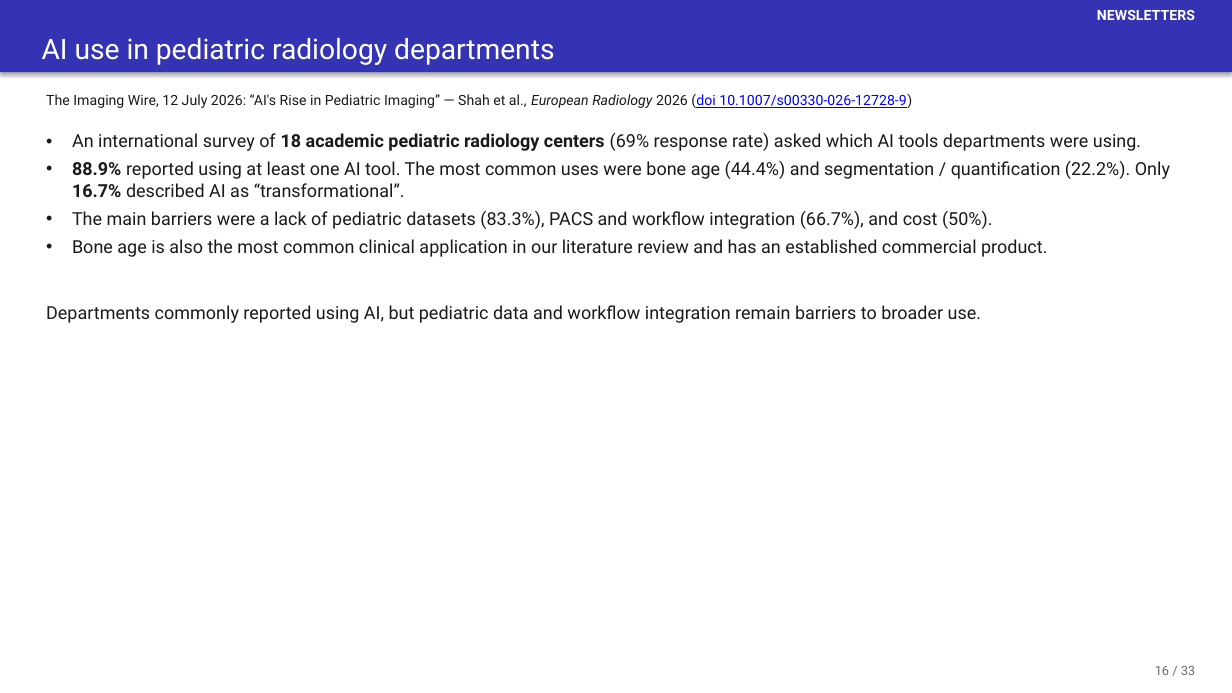
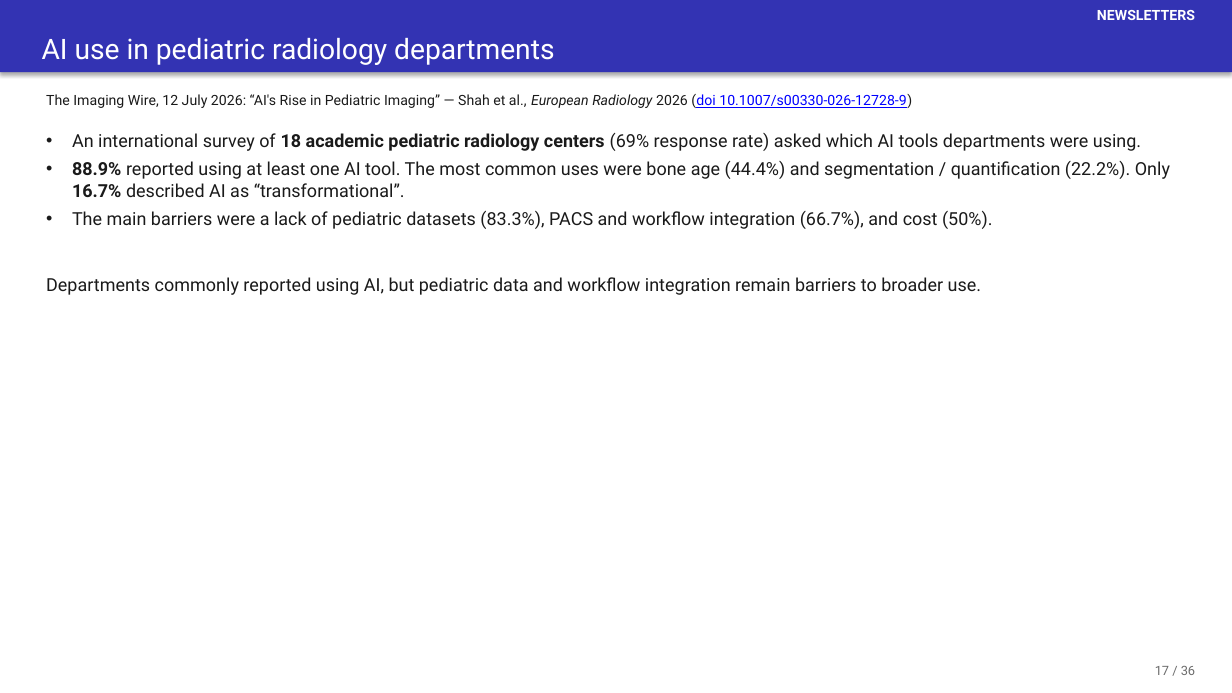
Before and after one commit to josephrich98/pediatric_radiology_ai, a slide deck: slide 42 of slides/pedrad_ai_slides.pptx. Drawn at 1232x693 pixels with LibreOffice and Linux fonts; fonts in the diff are those of the drawing. Boxes give left, top, right and bottom in pixels: in the first picture for what was removed or moved away, otherwise in the second. Text is boxed around its words. In the diff, an @@ line names an element or a change of style, - is before the commit and + after.

```diff
--- a/slides/pedrad_ai_slides.pptx
+++ b/slides/pedrad_ai_slides.pptx
@@ text at box(72, 239, 1047, 257): paragraph removed @@
-• Bone age is also the most common clinical application in our literature review and has an established commercial product.
@@ text "Departments commonly reported using AI, ...": place and size @@
-text "Departments commonly reported using AI, ..." at box(46, 305, 981, 323)
+text "Departments commonly reported using AI, ..." at box(46, 277, 981, 295)
@@ text at box(1155, 666, 1195, 675): text changed @@
-16 / 33
+17 / 36
```
Also in this commit, not shown: 34 other slides changed, 2 slides added, 3 other files.
